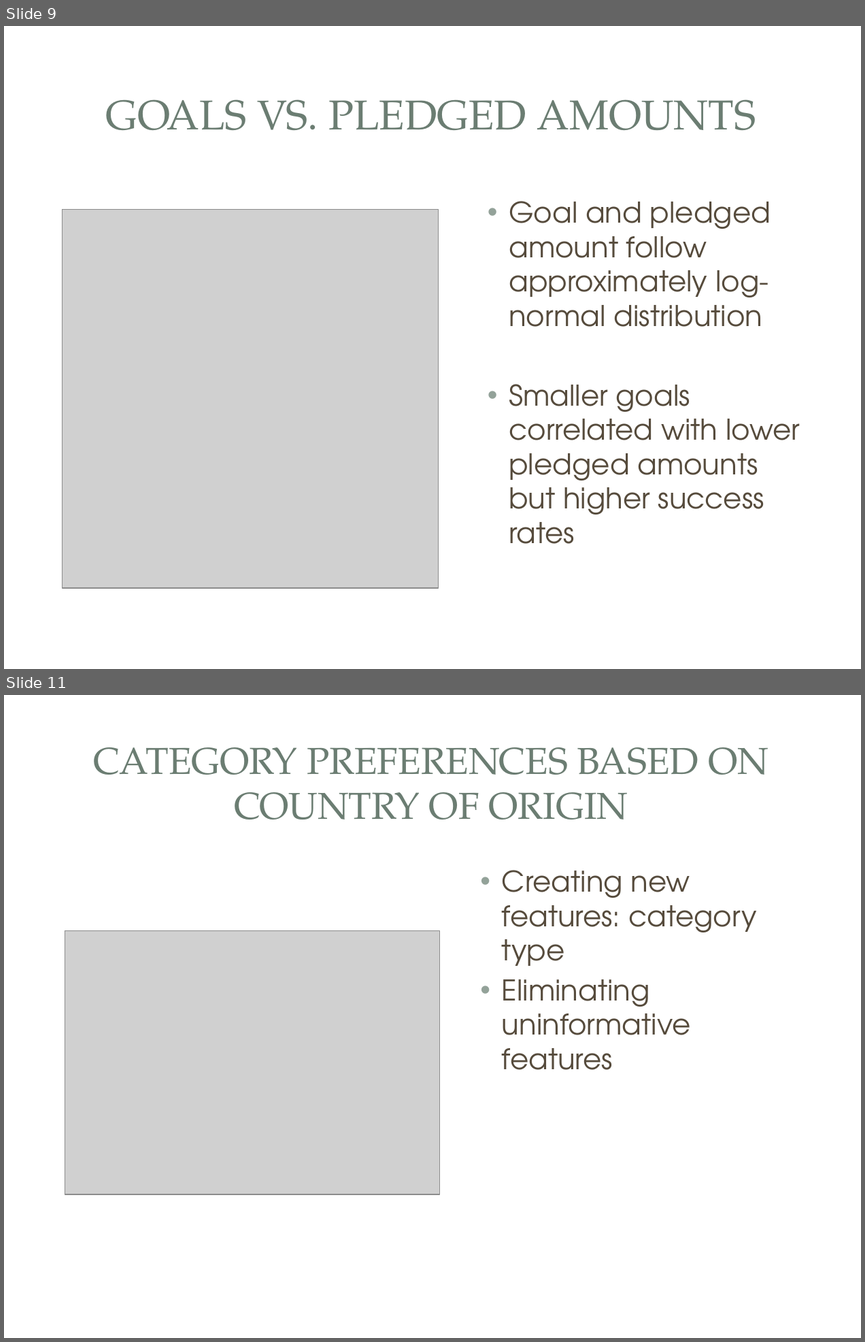
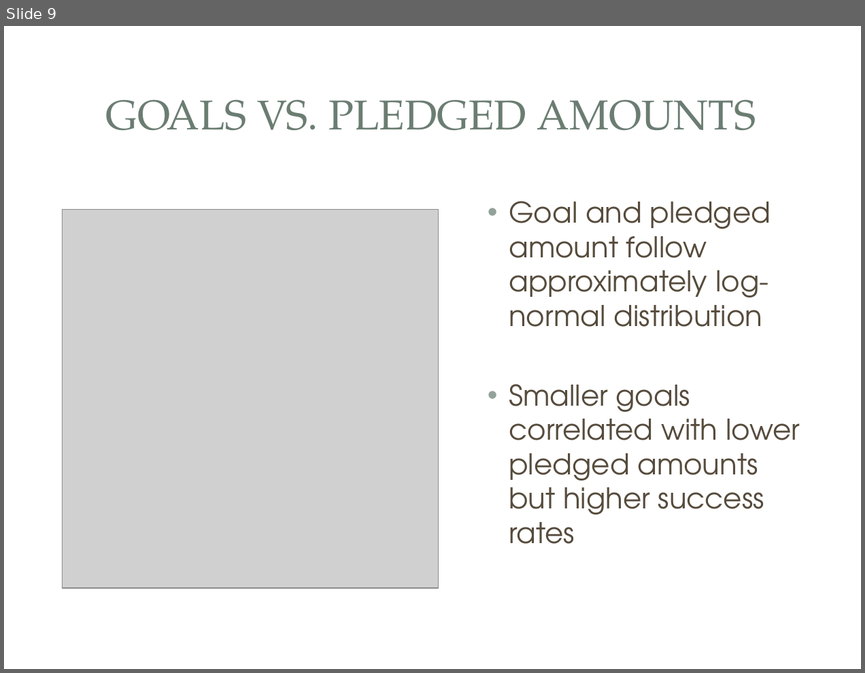
Before and after one commit to vlcekl/ds-crowdfunding, a slide deck: reports/crowdfunding_slidedeck.pptx. Shown one above the other, each under a label of ours: slides 9 and 11 before the commit, slide 9 after it; the slides between them are not shown. The pictures are 865x1342 and 865x673 pixels, drawn with LibreOffice and Linux fonts; fonts in the diff are those of the drawing; grey boxes stand for pictures; background and template pictures are left out. Boxes give left, top, right and bottom in pixels: in the first picture for what was removed or moved away, otherwise in the second. Text is boxed around its words. In the diff, an @@ line names an element or a change of style, - is before the commit and + after.

```diff
--- a/reports/crowdfunding_slidedeck.pptx
+++ b/reports/crowdfunding_slidedeck.pptx
@@ slide 11 removed at [4, 695, 861, 1338], background picture (left out); not listed: 3 template elements that a slide beside it also shows @@
@@ title removed at [93, 747, 768, 819] @@
-CATEGORY PREFERENCES BASED ON COUNTRY OF ORIGIN
@@ text removed at [502, 870, 757, 1070] @@
-• Creating new features: category type
-• Eliminating uninformative features
@@ picture removed at [65, 930, 439, 1195] @@
```
Also in this commit, not shown: 8 slides changed, 6 slides added, 4 other slides removed, 1 other file.
